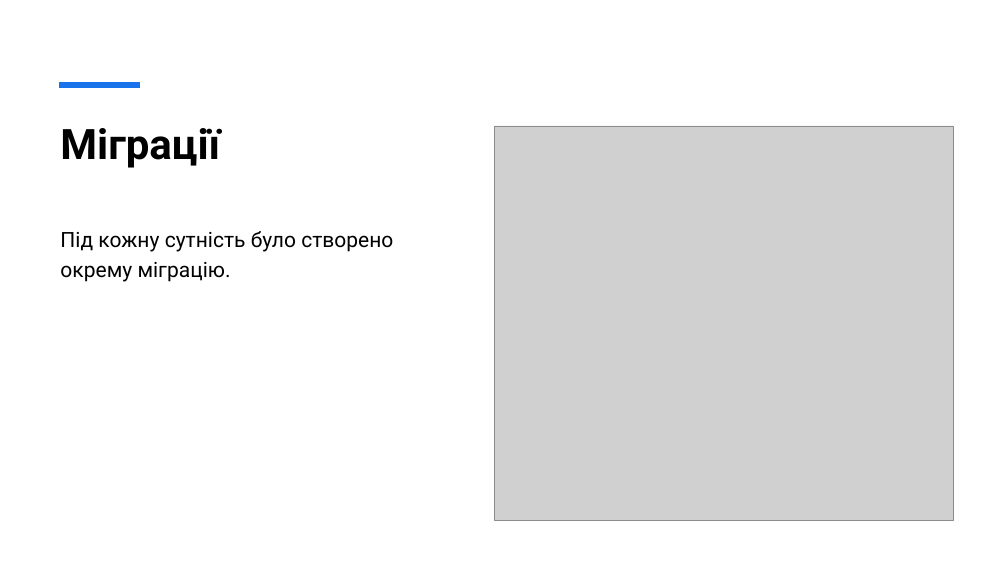
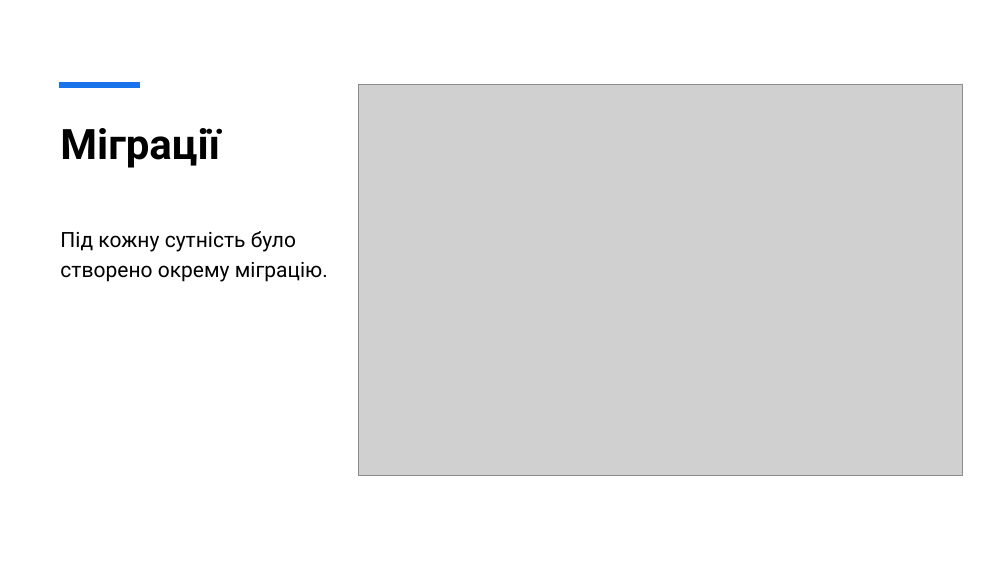
Before and after one commit to emissuu/UniTasks, a slide deck: slide 5 of C#/Lab2/Підсумки другої лабораторної роботи.pptx. Drawn at 1008x567 pixels with LibreOffice and Linux fonts; fonts in the diff are those of the drawing; grey boxes stand for pictures. Boxes give left, top, right and bottom in pixels: in the first picture for what was removed or moved away, otherwise in the second. Text is boxed around its words. In the diff, an @@ line names an element or a change of style, - is before the commit and + after.

```diff
--- a/C#/Lab2/Підсумки другої лабораторної роботи.pptx
+++ b/C#/Lab2/Підсумки другої лабораторної роботи.pptx
@@ picture: place and size @@
-picture at box(495, 126, 954, 521)
+picture at box(358, 84, 963, 476)
@@ text "Під кожну сутність було створено ..." rewrapped from box(60, 231, 393, 282) to box(60, 231, 328, 282) @@
```
Also in this commit, not shown: 7 other slides changed, 1 other file.
